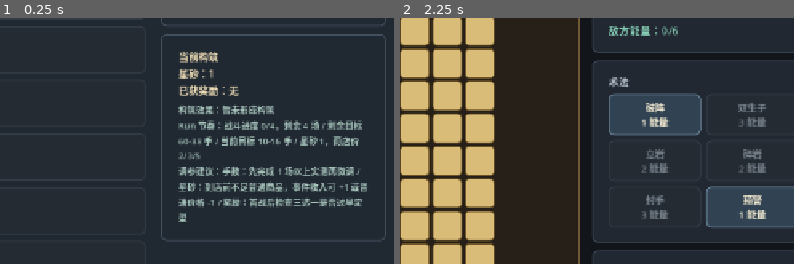
Above: before the commit, frames 1-2 (left to right).
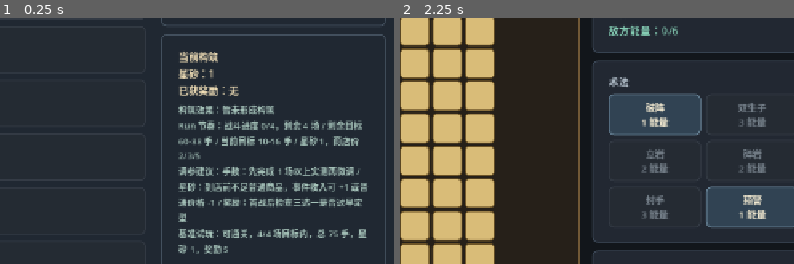
Above: after the commit, the same moments.

Repository: eason522/game
Game: Godot game, scene res://scenes/roguelike/RunMapScene.tscn
Same seed, same stepped clock (60 frames per second), same inputs: the game is played once before the commit and once after it.
Inputs:
- Up to frame 1 (0.25 s): no input
- Up to frame 2 (2.25 s): click "重新开始 Run" at 0.5 s; click "重新开始 Run" at 1.25 s; click "战 试锋之局 可进入 · 对阵 新手棋魂" at 2 s
The pictures show only the part of the screen within x 45-95%, y 50-100%; the shares and areas given below are measured in that part.

The runs differ from the first frame. In frame 1, 1.3% of the frame differs, in the area x 40-98%, y 85-100%; in frame 2, nothing differs.

Commit message:
Show run baseline in route panel

Diff:
--- a/scripts/roguelike/RunMapScene.gd
+++ b/scripts/roguelike/RunMapScene.gd
@@ -10,10 +10,12 @@
 const RunStateScript := preload("res://scripts/roguelike/RunState.gd")
 const RunSaveScript := preload("res://scripts/roguelike/RunSave.gd")
 const RewardGeneratorScript := preload("res://scripts/roguelike/RewardGenerator.gd")
+const RunPlaytestSimulatorScript := preload("res://scripts/roguelike/RunPlaytestSimulator.gd")
 const SimpleTonePlayerScript := preload("res://scripts/audio/SimpleTonePlayer.gd")
 
 var map_generator := MapGeneratorScript.new()
 var reward_generator := RewardGeneratorScript.new()
+var playtest_simulator := RunPlaytestSimulatorScript.new()
 var run_state := RunStateScript.new()
 var loaded_from_save := false
 var status_label: Label
@@ -479,10 +481,28 @@
 	var build_lines := reward_generator.get_build_summary_lines(run_state)
 	var pacing_lines := reward_generator.get_run_pacing_lines(run_state)
 	var tuning_lines := reward_generator.get_run_tuning_lines(run_state)
-	build_summary_label.text = "构筑效果：%s\nRun 节奏：%s\n调参建议：%s" % [
+	build_summary_label.text = "构筑效果：%s\nRun 节奏：%s\n调参建议：%s\n基准试玩：%s" % [
 		" / ".join(build_lines),
 		" / ".join(pacing_lines),
 		" / ".join(tuning_lines),
+		_baseline_playtest_summary_text(),
+	]
+
+
+func _baseline_playtest_summary_text() -> String:
+	var report := playtest_simulator.run_baseline()
+	var pacing: Dictionary = report.get("pacing", {})
+	var recorded_battles: int = pacing.get("recorded_battle_nodes", 0)
+	var on_target_battles: int = pacing.get("on_target_count", 0)
+	var status_text := "可通关" if report.get("completed", false) and not report.get("safety_exhausted", false) else "需复查"
+
+	return "%s，%d/%d 场目标内，总 %d 手，星砂 %d，奖励 %d" % [
+		status_text,
+		on_target_battles,
+		recorded_battles,
+		pacing.get("actual_turn_total", 0),
+		report.get("coins", 0),
+		report.get("reward_count", 0),
 	]
 
 
--- a/tests/run_map_feedback_smoke.gd
+++ b/tests/run_map_feedback_smoke.gd
@@ -31,6 +31,12 @@
 
 	if scene.build_summary_label == null or not scene.build_summary_label.text.contains("调参建议"):
 		failures.append("run map feedback: expected build panel to show tuning suggestions")
+
+	if scene.build_summary_label == null or not scene.build_summary_label.text.contains("基准试玩"):
+		failures.append("run map feedback: expected build panel to show baseline playtest summary")
+
+	if scene.build_summary_label == null or not scene.build_summary_label.text.contains("4/4 场目标内"):
+		failures.append("run map feedback: expected baseline playtest to summarize on-target battles")
 
 	if scene.build_summary_label == null or not scene.build_summary_label.text.contains("剩余目标 60-88 手"):
 		failures.append("run map feedback: expected run pacing to summarize remaining turn target")
Not shown, changed: DEVELOPMENT_PLAN.md
